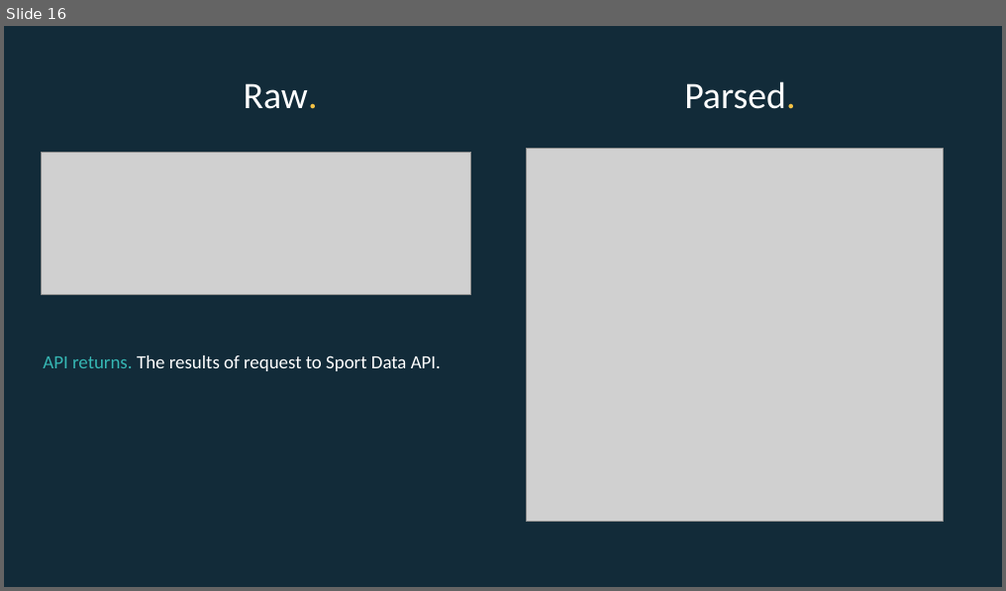
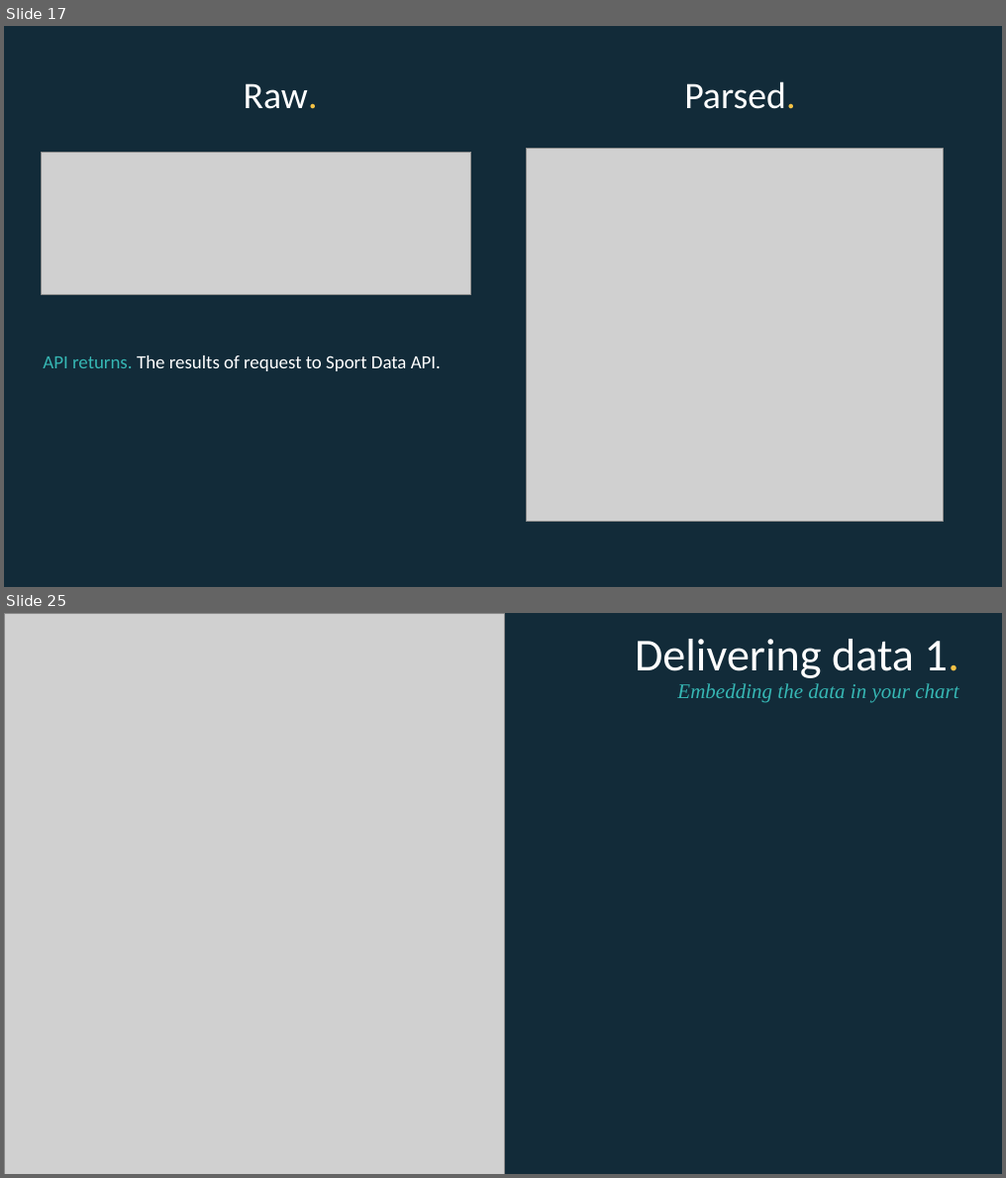
Before and after one commit to EconomicsObservatory/courses, a slide deck: 1/1_Charts_as_data.pptx. Shown one above the other, each under a label of ours: slide 16 before the commit, slides 17 and 25 after it; the slides between them are not shown. The pictures are 1006x591 and 1006x1178 pixels, drawn with LibreOffice and Linux fonts; fonts in the diff are those of the drawing; grey boxes stand for pictures. Boxes give left, top, right and bottom in pixels: in the first picture for what was removed or moved away, otherwise in the second. Text is boxed around its words. In the diff, an @@ line names an element or a change of style, - is before the commit and + after.

```diff
--- a/1/1_Charts_as_data.pptx
+++ b/1/1_Charts_as_data.pptx
@@ slide 25 added at (4, 613, 1002, 1174), background #122B39 @@
@@ picture added at (4, 613, 504, 1174) @@
@@ text added at (635, 639, 960, 703), 20 pt, text #36B7B4, italic @@
+Delivering data 1.
+Embedding the data in your chart
@@ what was slide 16 is now slide 17 @@
```
Also in this commit, not shown: 7 slides changed, 19 other slides added, 6 slides removed.
